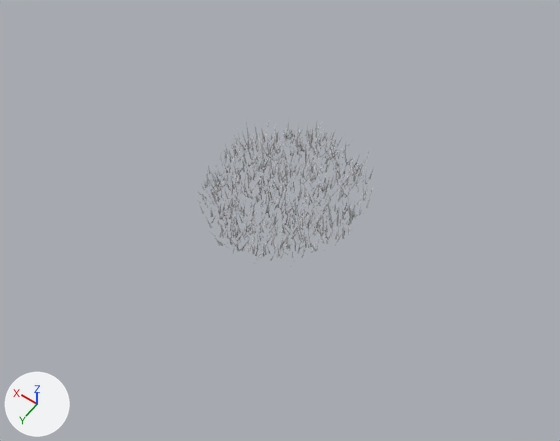
Two versions of the FBX model src/Galaxy Globe/Assets/Resources/grass.FBX, one commit apart.
One viewpoint serves both versions: a camera (50 mm lens) standing at (-1.31, 1.86, 2.67) and looking at (-0.06, 0.1, -0.09). Every picture has the same lights, and +X, +Y and +Z are marked at lower left. Where no turn or scale is listed for an object, it has been applied to the vertices.

Before the edit, the objects in view are built like this:
```python
me_mesh = bpy.data.meshes.new('Mesh')
me_mesh.from_pydata(...)  # 6235 vertices, 2313 faces; spans x -0.387..0.374, y -0.448..0.429, z -0.034..0.083
me_mesh.materials.append(mat_grass_02grass_02)  # light grey #cacaca
ob_default = bpy.data.objects.new('default', me_mesh)
ob_default.location = (0.0, 0.0, -0.019)
```
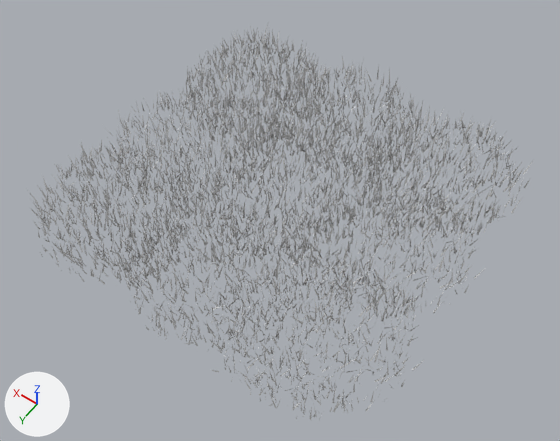
The change, as a list of edits to the scene's bpy script:
```text
Add me_mesh_004:
    me_mesh_004.from_pydata(...)  # 3000 vertices, 1000 faces; spans x -0.438..0.437, y -0.402..0.381, z -0.033..0.083
    me_mesh_004.materials.append(mat_grass_02grass_02)  # light grey #cacaca
Add me_mesh_005:
    me_mesh_005.from_pydata(...)  # 3000 vertices, 1000 faces; spans x -0.437..0.384, y -0.411..0.387, z -0.033..0.083
    me_mesh_005.materials.append(mat_grass_02grass_02)  # light grey #cacaca
Add me_mesh_008:
    me_mesh_008.from_pydata(...)  # 3000 vertices, 1000 faces; spans x -0.418..0.363, y -0.39..0.447, z -0.033..0.083
    me_mesh_008.materials.append(mat_grass_02grass_02)  # light grey #cacaca
Add me_mesh_007:
    me_mesh_007.from_pydata(...)  # 3000 vertices, 1000 faces; spans x -0.397..0.384, y -0.444..0.44, z -0.033..0.083
    me_mesh_007.materials.append(mat_grass_02grass_02)  # light grey #cacaca
Add me_mesh_006:
    me_mesh_006.from_pydata(...)  # 3000 vertices, 1000 faces; spans x -0.424..0.425, y -0.41..0.383, z -0.033..0.083
    me_mesh_006.materials.append(mat_grass_02grass_02)  # light grey #cacaca
Add me_mesh_003:
    me_mesh_003.from_pydata(...)  # 3000 vertices, 1000 faces; spans x -0.436..0.429, y -0.403..0.382, z -0.033..0.083
    me_mesh_003.materials.append(mat_grass_02grass_02)  # light grey #cacaca
Add me_mesh_002:
    me_mesh_002.from_pydata(...)  # 3000 vertices, 1000 faces; spans x -0.382..0.409, y -0.425..0.425, z -0.033..0.083
    me_mesh_002.materials.append(mat_grass_02grass_02)  # light grey #cacaca
Add ob_grass004:
    ob_grass004 = bpy.data.objects.new('Grass004', me_mesh_004)
    ob_grass004.location = (0.0, -0.537, -0.019)
Add ob_grass005:
    ob_grass005 = bpy.data.objects.new('Grass005', me_mesh_005)
    ob_grass005.location = (-0.512, 0.52, -0.019)
Add ob_grass008:
    ob_grass008 = bpy.data.objects.new('Grass008', me_mesh_008)
    ob_grass008.location = (0.506, -0.497, -0.019)
Add ob_grass007:
    ob_grass007 = bpy.data.objects.new('Grass007', me_mesh_007)
    ob_grass007.location = (-0.512, -0.493, -0.019)
Add ob_grass006:
    ob_grass006 = bpy.data.objects.new('Grass006', me_mesh_006)
    ob_grass006.location = (0.519, 0.52, -0.019)
Add ob_grass003:
    ob_grass003 = bpy.data.objects.new('Grass003', me_mesh_003)
    ob_grass003.location = (0.0, 0.52, -0.019)
Add ob_grass001:
    ob_grass001 = bpy.data.objects.new('Grass001', me_mesh_005.copy())
    ob_grass001.location = (-0.512, 0.0, -0.019)
Add ob_grass002:
    ob_grass002 = bpy.data.objects.new('Grass002', me_mesh_002)
    ob_grass002.location = (0.506, 0.0, -0.019)
```

Location of each change, (x1, y1, x2, y2) in pixels of the pictures (560 x 441 px):
'Grass006', added
    after: (26, 132, 205, 288)
'Grass005', added
    after: (205, 244, 424, 421)
'Grass007', added
    after: (352, 101, 533, 238)
'Grass003', added
    after: (108, 193, 317, 352)
'Grass008', added
    after: (184, 22, 332, 146)
'Grass001', added
    after: (282, 167, 484, 321)
'Grass004', added
    after: (262, 56, 421, 183)
'Grass002', added
    after: (106, 86, 282, 208)
